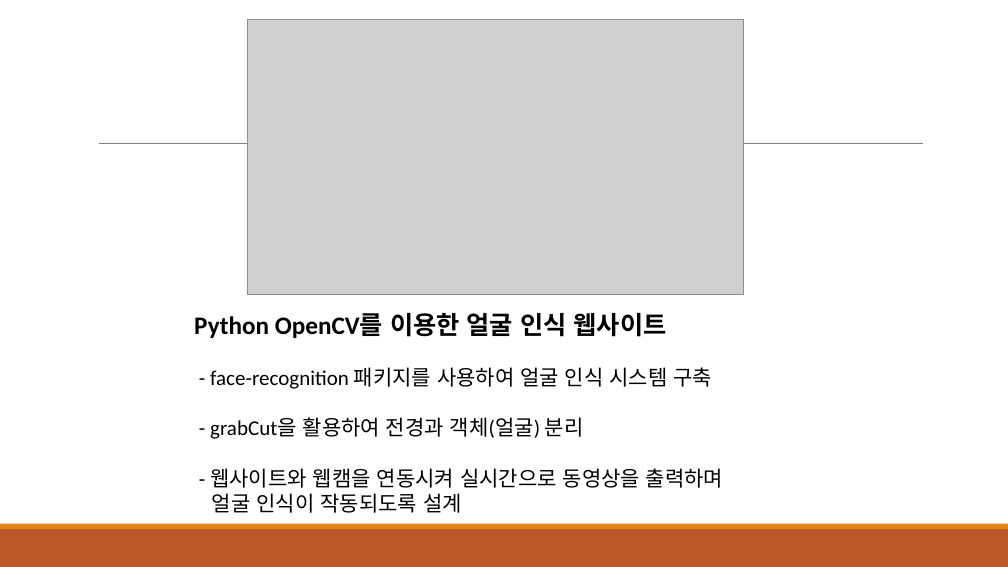
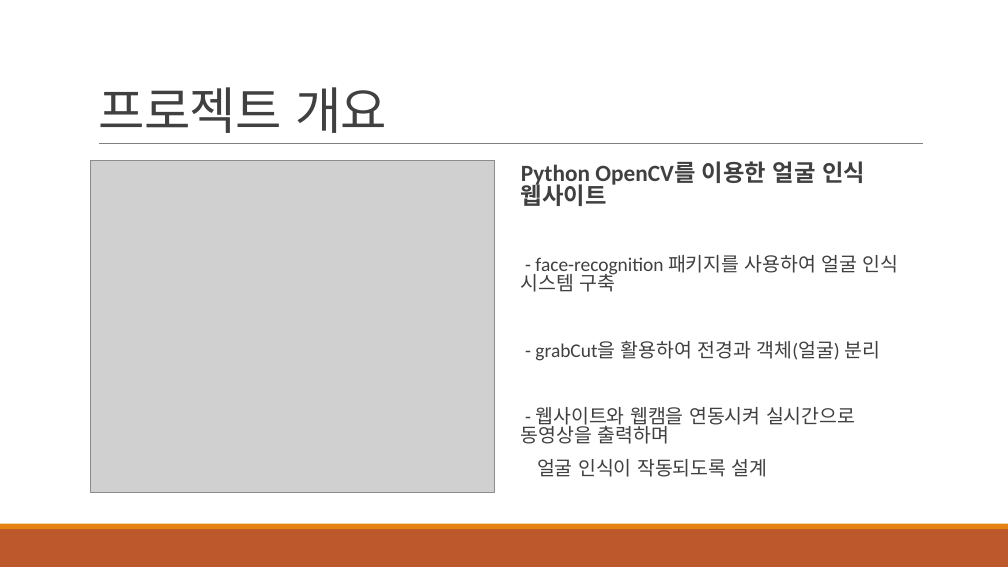
Before and after one commit to hmy343/cv_fr_project, a slide deck: slide 2 of 프로젝트 개요.pptx (slide 1 before the commit). Drawn at 1008x567 pixels with LibreOffice and Linux fonts; fonts in the diff are those of the drawing; grey boxes stand for pictures. Boxes give left, top, right and bottom in pixels: in the first picture for what was removed or moved away, otherwise in the second. Text is boxed around its words. In the diff, an @@ line names an element or a change of style, - is before the commit and + after.

Commit message:
프로젝트 개요 수정

```diff
--- a/프로젝트 개요.pptx
+++ b/프로젝트 개요.pptx
@@ title added at (x1=98, y1=87, x2=387, y2=133), 48 pt, text #404040 @@
+프로젝트 개요
@@ picture resized from (x1=247, y1=19, x2=743, y2=295) to (x1=91, y1=160, x2=494, y2=493) @@
@@ text "Python OpenCV를 이용한 얼굴 인식 ..." moved from (x1=194, y1=313, x2=723, y2=513) to (x1=521, y1=161, x2=899, y2=477) @@
@@ text "Python OpenCV를 이용한 얼굴 인식 ..." at (x1=521, y1=161, x2=899, y2=477): size 24 to 22.2 pt in "Python OpenCV를 이용한 얼굴 인식 웹사이트"; text colour #000000 to #404040; size 20 to 18.5 pt in "- face-recognition 패키지를 사용하여 얼굴 인식 시스템 ...", "- grabCut을 활용하여 전경과 객체(얼굴) 분리", "- 웹사이트와 웹캠을 연동시켜 실시간으로 동영상을 출력하며", "얼굴 인식이 작동되도록 설계"; bullet none to  ; line spacing 1 to 0.8; more space between paragraphs @@
```
Also in this commit, not shown: 3 slides added.
